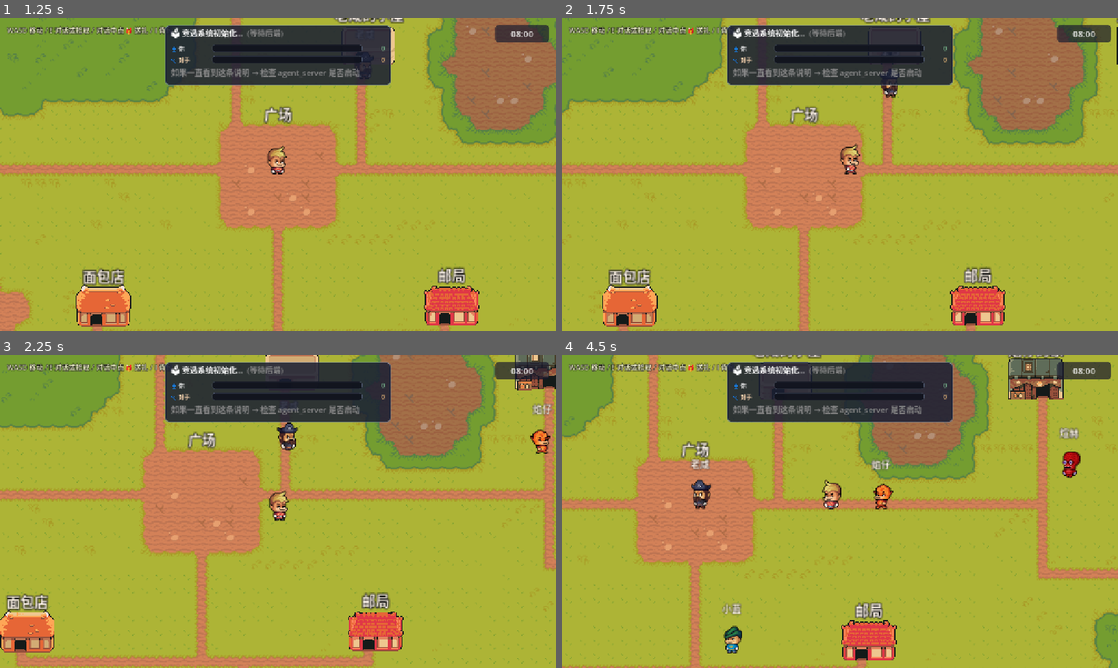
Above: before the commit, frames 1-4 (two rows, left to right).
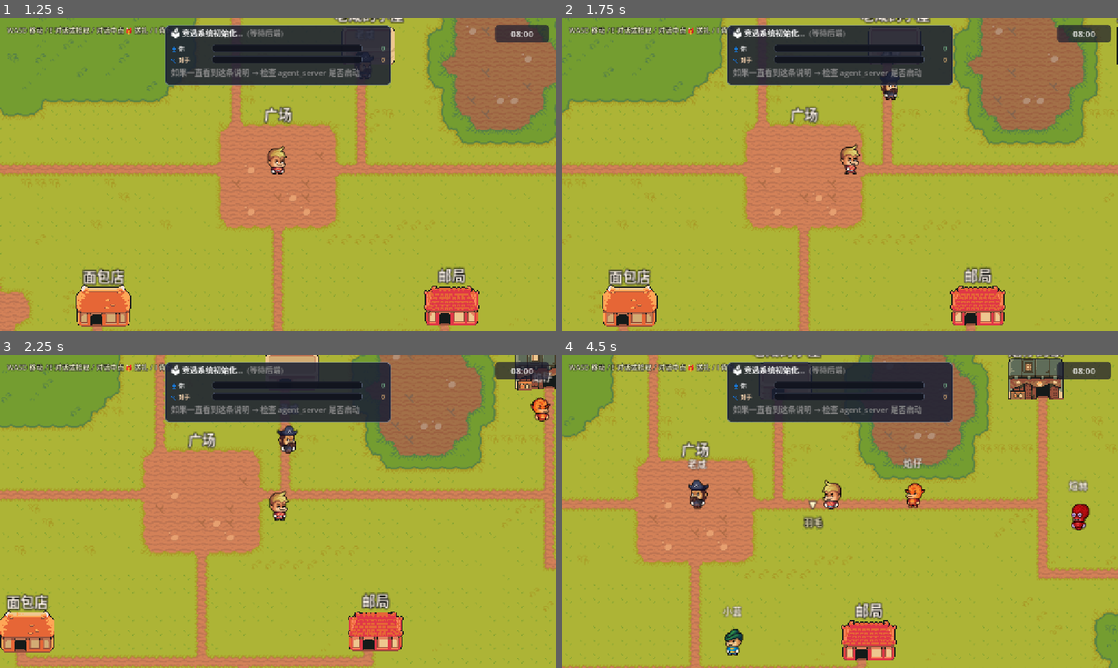
Above: after the commit, the same moments.

Repository: hotlddx-collab/game01
Game: Godot game, scene res://scenes/ui/main_menu.tscn
Two runs of this game, one before a commit and one after it. Both use one fixed random seed, a clock stepped at 60 frames per second and the inputs below.
Inputs:
- Up to frame 1 (1.25 s): click "开始游戏" at 0.5 s
- Up to frame 2 (1.75 s): tap Enter at 1.25 s; hold D (move_right) from 1.28 s (still down); hold E (interact) from 1.28 s (still down)
- Up to frame 3 (2.25 s): release D (move_right) at 2.03 s; release E (interact) at 2.03 s; hold S (move_down) from 2.03 s (still down); tap J at 2.1 s
- Up to frame 4 (4.5 s): release S (move_down) at 2.78 s; hold D (move_right) 2.78-3.53 s; tap B at 2.85 s; hold W (move_up) 3.53-4.28 s; tap V at 3.6 s; hold A (move_left) from 4.28 s (still down); tap O at 4.35 s

Frame 1 is identical in both runs. In frame 2, 0.1% of the frame differs, in the area x 57-61%, y 19-27%; in frame 3, 0.7%; in frame 4, 2.1%, in the area x 22-95%, y 23-96%.

Commit message:
fix: session_id 生成混入时间/设备熵源，避免 randi 确定性导致多端撞同一 id

Diff:
--- a/scripts/agent_client.gd
+++ b/scripts/agent_client.gd
@@ -149,6 +149,13 @@
 
 
 func _gen_uuid() -> String:
+	# 混入高熵源再播种，避免 randi() 确定性序列导致多端撞同一 id
+	seed(hash("%s|%s|%d|%d" % [
+		OS.get_unique_id(),
+		Time.get_datetime_string_from_system(true),
+		Time.get_ticks_usec(),
+		randi(),
+	]))
 	var bytes := PackedByteArray()
 	for i in 16:
 		bytes.append(randi() % 256)
